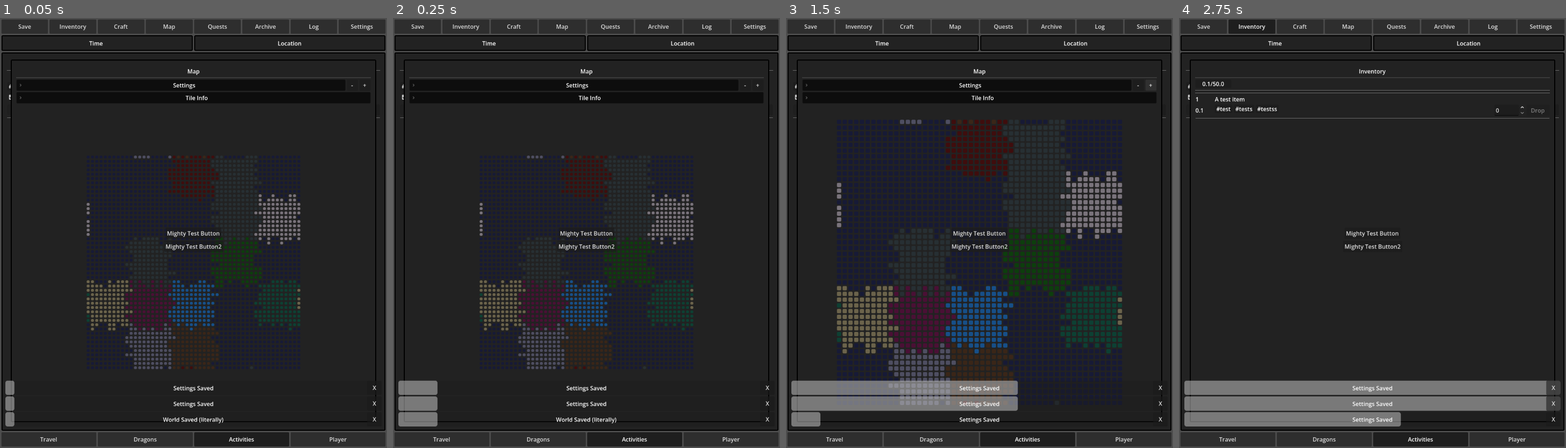
Above: before the commit, frames 1-4 (left to right).
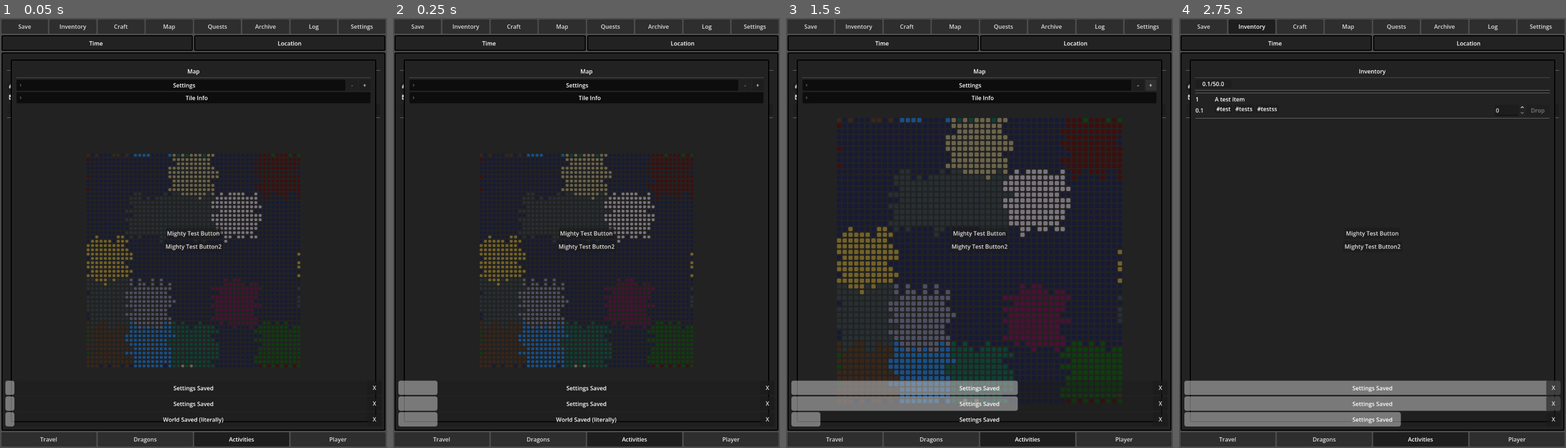
Above: after the commit, the same moments.

Repository: PixelFromTheMixery/codex-eletia
Game: Godot game, scene res://scenes/control_base.tscn
The game is run twice, just before and just after one commit, with the same random seed, the same clock (stepped at 60 frames per second) and the same inputs.
Inputs (mouse positions are in pixels of both pictures, inside the frame that each line leads up to):
- Up to frame 1 (0.05 s): no input
- Up to frame 2 (0.25 s): no input
- Up to frame 3 (1.5 s): click (1138, 86) at 0.5 s, where only the run before the commit has a clickable "-"; click "+" at 1.25 s
- Up to frame 4 (2.75 s): click "Inventory" at 2 s

The runs differ from the first frame. In frame 1, 7.3% of the frame differs, in the area x 22-92%, y 15-82%; in frame 2, 7.3%; in frame 3, 16%, in the area x 13-87%, y 23-90%; in frame 4, nothing differs.

Commit message:
world generation progress, ice caps next

Diff:
--- a/data/schemas/tiles.schema.json
+++ b/data/schemas/tiles.schema.json
@@ -36,6 +36,7 @@
 							"Capital",
 							"City",
 							"Town",
+							"Port",
 							"Outpost",
 							"Colony",
 							"Refuge",
--- a/scenes/panel_map.tscn
+++ b/scenes/panel_map.tscn
@@ -62,24 +62,17 @@
 visible = false
 layout_mode = 2
 
-[node name="Scroll_Map" type="ScrollContainer" parent="." index="3" unique_id=355193031]
-layout_mode = 1
-anchors_preset = -1
-anchor_right = 1.0
-anchor_bottom = 1.0
-offset_left = 16.0
-offset_top = 136.0
-offset_right = -16.0
-offset_bottom = -16.0
+[node name="Scroll_Map" type="ScrollContainer" parent="VBox_Window" parent_id_path=PackedInt32Array(1113384820) index="3" unique_id=355193031]
+layout_mode = 2
 size_flags_vertical = 3
 
-[node name="Center" type="CenterContainer" parent="Scroll_Map" index="0" unique_id=1608397382]
+[node name="Center" type="CenterContainer" parent="VBox_Window/Scroll_Map" index="0" unique_id=1608397382]
 layout_mode = 2
 size_flags_horizontal = 3
 size_flags_vertical = 3
 mouse_filter = 0
 
-[node name="Grid_Map" type="GridContainer" parent="Scroll_Map/Center" index="0" unique_id=338067022]
+[node name="Grid_Map" type="GridContainer" parent="VBox_Window/Scroll_Map/Center" index="0" unique_id=338067022]
 layout_mode = 2
 size_flags_horizontal = 3
 size_flags_vertical = 3
--- a/scripts/UI/tile_manager.gd
+++ b/scripts/UI/tile_manager.gd
@@ -1,18 +1,20 @@
 extends MapGenerator
 
-@onready var grid_map: GridContainer = $Scroll_Map/Center/Grid_Map
+@onready var grid_map: GridContainer = $VBox_Window/Scroll_Map/Center/Grid_Map
 @onready var spinbox_cellsize: SpinBox = $VBox_Window/HBoxSettings/Fold_Settings/Grid_Settings/SpinBox_CellSize
 @onready var button_small: Button = $VBox_Window/HBoxSettings/Button_Small
 @onready var button_big: Button = $VBox_Window/HBoxSettings/Button_Big
 
 var button_tile: PackedScene = preload("res://prefabs/button_tile.tscn")
+var cell_size: int
 var astar_grid: AStarGrid2D
 
 var button_map: Dictionary
 
 func _ready() -> void:
 	grid_map.columns = World.chunk_size * World.chunk_segments
-	update_cell_size(Settings.map["Cell Size"])
+	cell_size = Settings.map["Cell Size"]
+	update_cell_size(cell_size)
 	#if len(World.tiles) == 0:
 	recreate_world(grid_map)
 	for tile in World.tiles:
@@ -22,16 +24,18 @@
 	var tile_data: MapTileData = MapTileData.new(tile)
 	var tile_display: Button = button_tile.instantiate()
 	tile_display.data = tile_data
+	tile_display.custom_minimum_size = Vector2(cell_size, cell_size)
 	grid_map.add_child(tile_display)
 	button_map[tile_data.coords] = tile_display
 
 func update_cell_size(new_value: int):
-	Settings.map["Cell Size"] = new_value
-	spinbox_cellsize.value = new_value
-	button_small.disabled = true if new_value == 8 else false
-	button_big.disabled = true if new_value == 64 else false
+	cell_size = new_value
+	Settings.map["Cell Size"] = cell_size
+	spinbox_cellsize.value = cell_size
+	button_small.disabled = true if cell_size == 8 else false
+	button_big.disabled = true if cell_size == 64 else false
 	for button in button_map:
-		button_map[button].custom_minimum_size = Vector2(new_value, new_value)
+		button_map[button].custom_minimum_size = Vector2(cell_size, cell_size)
 	#update astat when implement
 	Save.save_settings()
 
--- a/scripts/autoload/save_manager.gd
+++ b/scripts/autoload/save_manager.gd
@@ -8,15 +8,13 @@
 const WORLD: String = "world_" + SESSION
 const FORMAT = ".json" if DEV else ".bin"
 const SAVE_FILE_NAME = SAVE_DIR + SAVE_SLOT + FORMAT
+const SETTINGS_FILE = "user://settings.json"
 
 var universe: Dictionary = {
 	"world_1": {
 		"player": {},
 		"world": {}
 	}
-}
-var settings = {
-	"settings" : {}
 }
 
 func _ready():
@@ -87,6 +85,7 @@
 	universe = read_write(SAVE_FILE_NAME, "", true)
 	map_object(universe[WORLD]["player"], "player")
 	map_object(universe[WORLD]["world"], "world")
+	var settings = read_write(SETTINGS_FILE, "", true)
 	map_object(settings, "settings")
 
 func save_player():
@@ -106,8 +105,9 @@
 	else:
 		read_write(SAVE_FILE_NAME, "Session Saved")
 
+
 func save_settings():
-	read_write(SAVE_DIR + "settings.json", "Settings Saved", false, unmap_object(Settings))
+	read_write(SETTINGS_FILE, "Settings Saved", false, unmap_object(Settings))
 
 func read_write(path: String, save_message: String = "", read = false, data = universe):
 	if read:
--- a/scripts/autoload/settings_manager.gd
+++ b/scripts/autoload/settings_manager.gd
@@ -8,5 +8,5 @@
 	"Alert Timeout" : 3
 }
 var map: Dictionary = {
-	"Cell Size": 4
+	"Cell Size": 8
 }
--- a/scripts/autoload/shared.gd
+++ b/scripts/autoload/shared.gd
@@ -9,10 +9,11 @@
 	"Earth": Color("#5C3317"), # Baker's Brown
 	"Arcane": Color("#1589FF"), # Arcane
 	"Plant": Color("#006400"), # Dark Green
-	"Prismic": Color("#DFD3E3"), # Purple White
+	"Prismic": Color("#D4AF37"), #Metallic Gold
 	"Ghost": Color("#8686AF"), # Pastel Indigo
 	"Mystic": Color("#D462FF"), # Heliotrop Purple
 	"Hallow": Color("#7D0552"), # Plum Velvet
 	"Space": Color("#5539CC"), # Dark Blurple
 	"Time": Color("#8B4513"), # Saddle Brown
+	"Ice": Color("#DFD3E3"), # Purple White
 }
